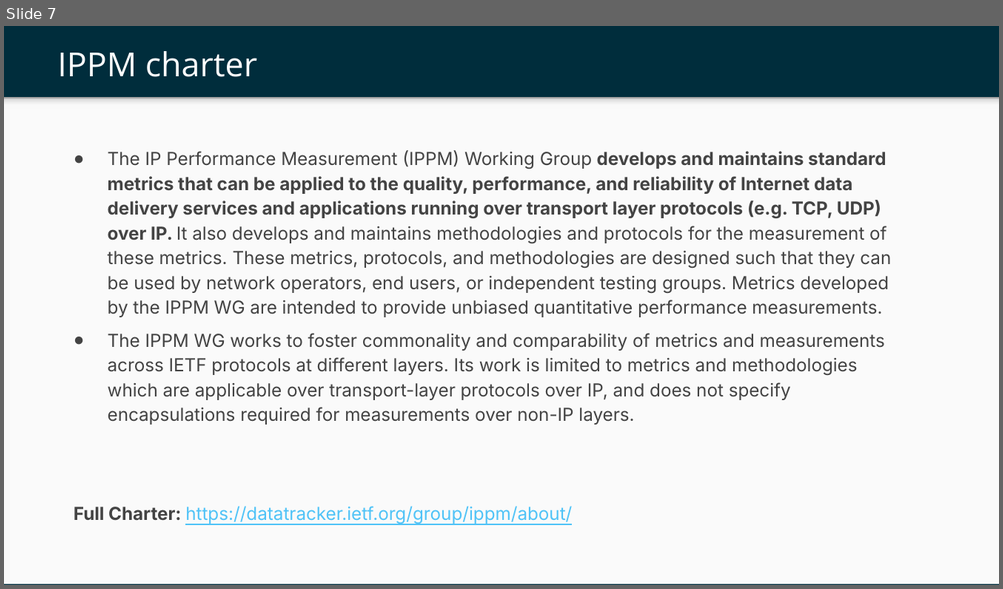
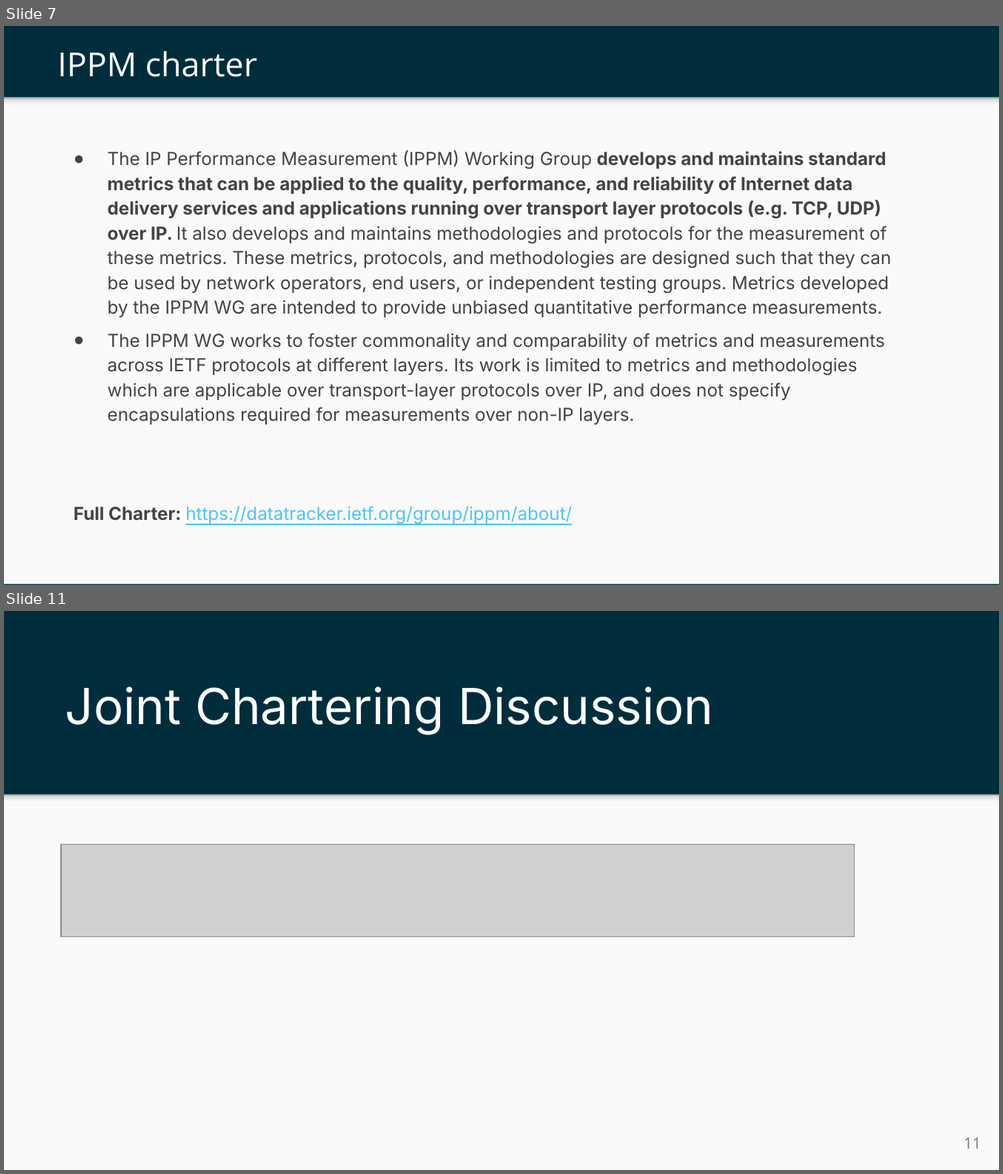
Before and after one commit to ietf-ippm/meeting-materials, a slide deck: ietf124-Montreal/Slides/chair-slides-bmwg-ippm.pptx. Shown one above the other, each under a label of ours: slide 7 before the commit, slides 7 and 11 after it; the slides between them are not shown. The pictures are 1003x589 and 1003x1174 pixels, drawn with LibreOffice and Linux fonts; fonts in the diff are those of the drawing; grey boxes stand for pictures; background and template pictures are left out. Boxes give left, top, right and bottom in pixels: in the first picture for what was removed or moved away, otherwise in the second. Text is boxed around its words. In the diff, an @@ line names an element or a change of style, - is before the commit and + after.

```diff
--- a/ietf124-Montreal/Slides/chair-slides-bmwg-ippm.pptx
+++ b/ietf124-Montreal/Slides/chair-slides-bmwg-ippm.pptx
@@ slide 11 added at bbox=[4, 611, 999, 1170], background #002D3C @@
@@ title added at bbox=[65, 686, 713, 735], 36 pt, text #FFFFFF @@
+Joint Chartering Discussion
@@ rectangle added at bbox=[4, 794, 999, 1170], fill #FAFAFA @@
@@ rectangle added at bbox=[4, 794, 999, 806], fill gradient #F9F9F9 to #DEDEDE to #999999 @@
@@ picture added at bbox=[61, 845, 854, 937] @@
@@ page number added at bbox=[963, 1138, 980, 1149], 11 pt, text #737373 @@
+11
```
Also in this commit, not shown: 9 slides changed, 2 slides removed, 1 other file.
